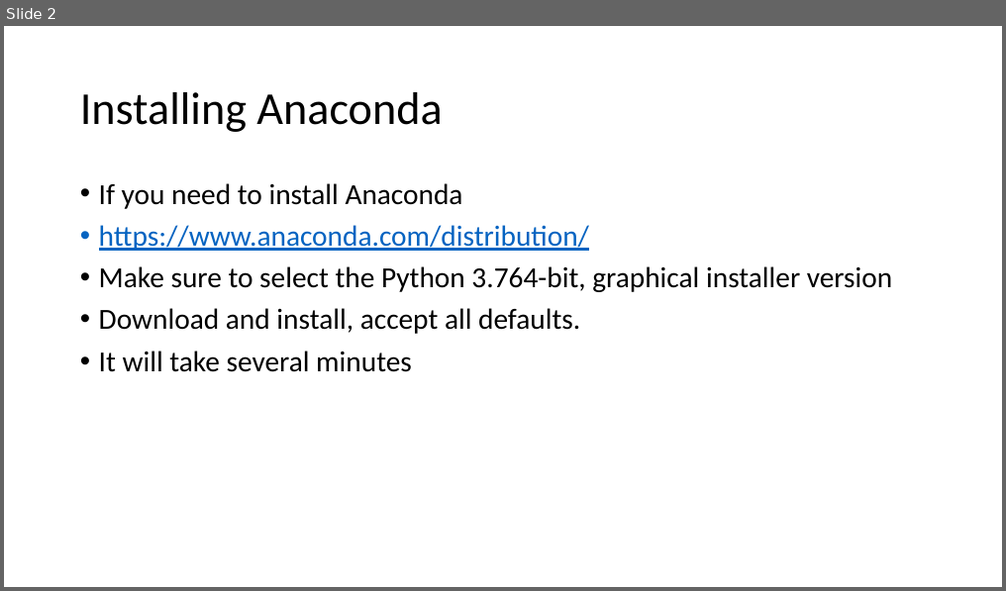
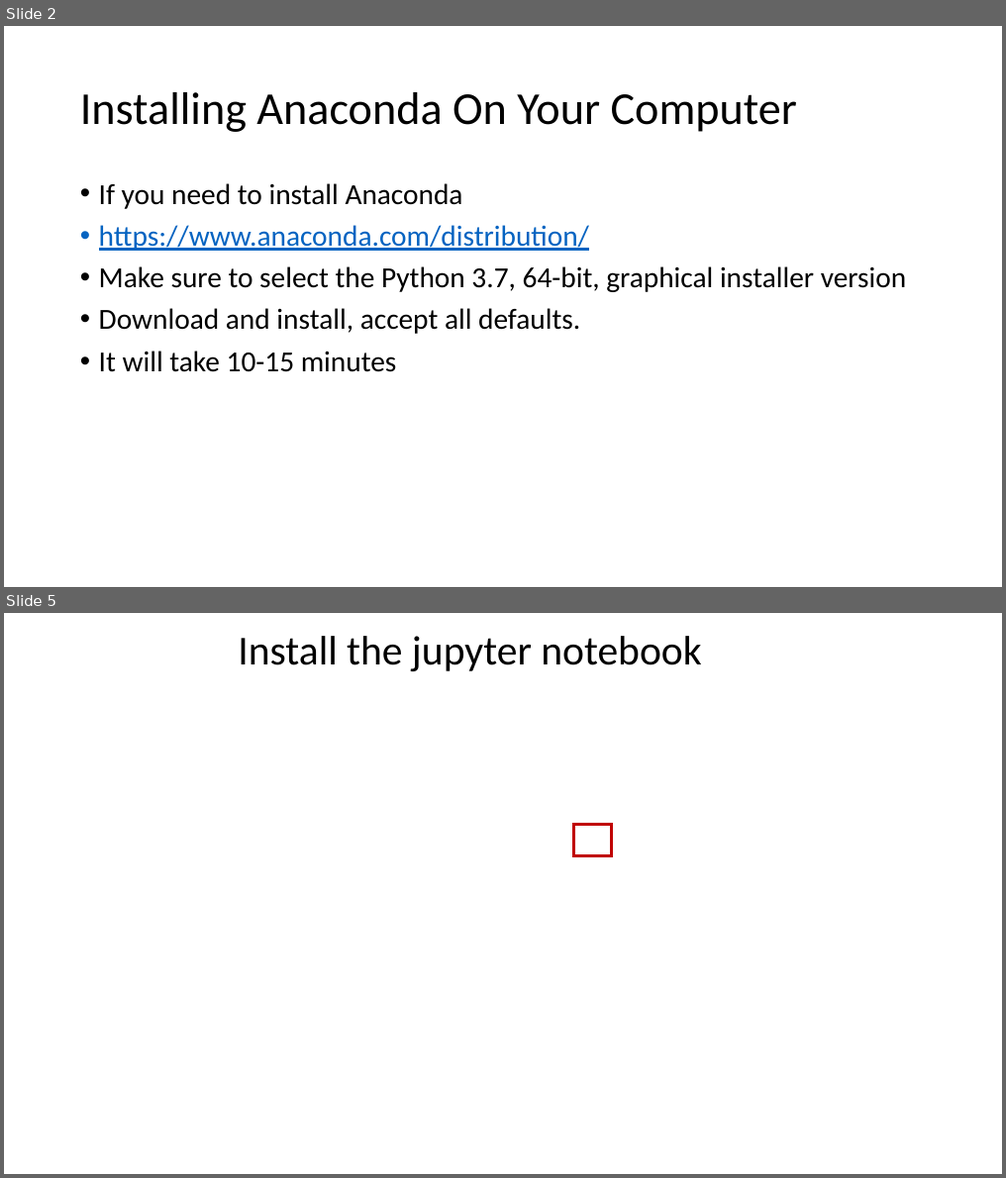
Before and after one commit to mike-babb/intro_to_python, a slide deck: Installing Anaconda and Geopandas.pptx. Shown one above the other, each under a label of ours: slide 2 before the commit, slides 2 and 5 after it; the slides between them are not shown. The pictures are 1006x591 and 1006x1178 pixels, drawn with LibreOffice and Linux fonts; fonts in the diff are those of the drawing; background and template pictures are left out. Boxes give left, top, right and bottom in pixels: in the first picture for what was removed or moved away, otherwise in the second. Text is boxed around its words. In the diff, an @@ line names an element or a change of style, - is before the commit and + after.

Commit message:
Updates to notebooks and slidedeck.

```diff
--- a/Installing Anaconda and Geopandas.pptx
+++ b/Installing Anaconda and Geopandas.pptx
@@ slide 5 added at (x1=4, y1=613, x2=1002, y2=1174), background picture (left out) @@
@@ title added at (x1=238, y1=636, x2=701, y2=671), 39.6 pt, text #000000 @@
+Install the jupyter notebook
@@ rectangle added at (x1=573, y1=824, x2=612, y2=857), outline #C00000 3 pt @@
@@ slide 2 changed as well @@
@@ title at (x1=80, y1=92, x2=797, y2=132): text changed @@
-Installing Anaconda
+Installing Anaconda On Your Computer
@@ text at (x1=99, y1=267, x2=906, y2=292): text changed @@
-• Make sure to select the Python 3.764-bit, graphical installer version
+• Make sure to select the Python 3.7, 64-bit, graphical installer version
@@ text at (x1=99, y1=351, x2=397, y2=372): text changed @@
-• It will take several minutes
+• It will take 10-15 minutes
```
Also in this commit, not shown: 1 other slide changed, 7 other slides added, 2 slides removed, 36 other files.
